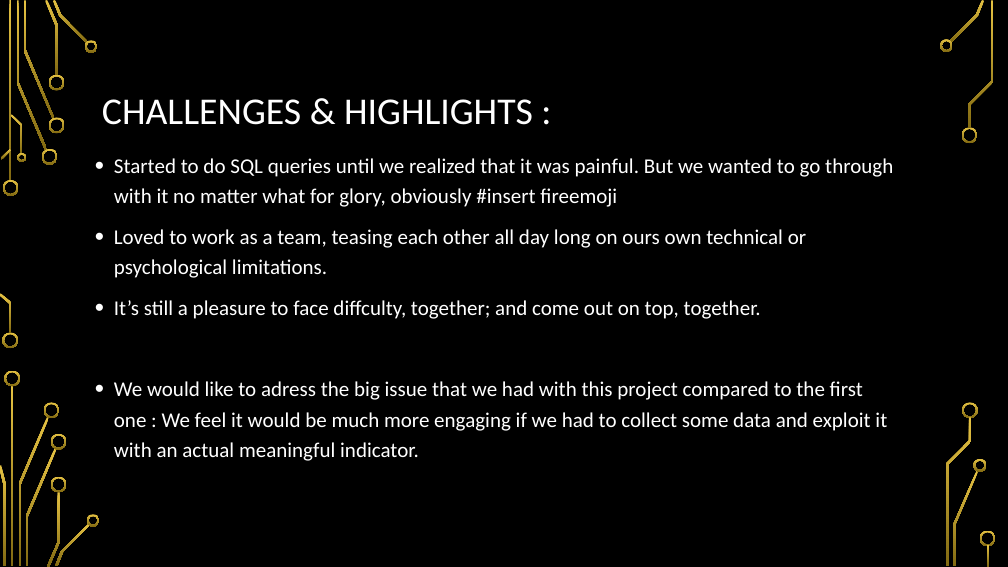
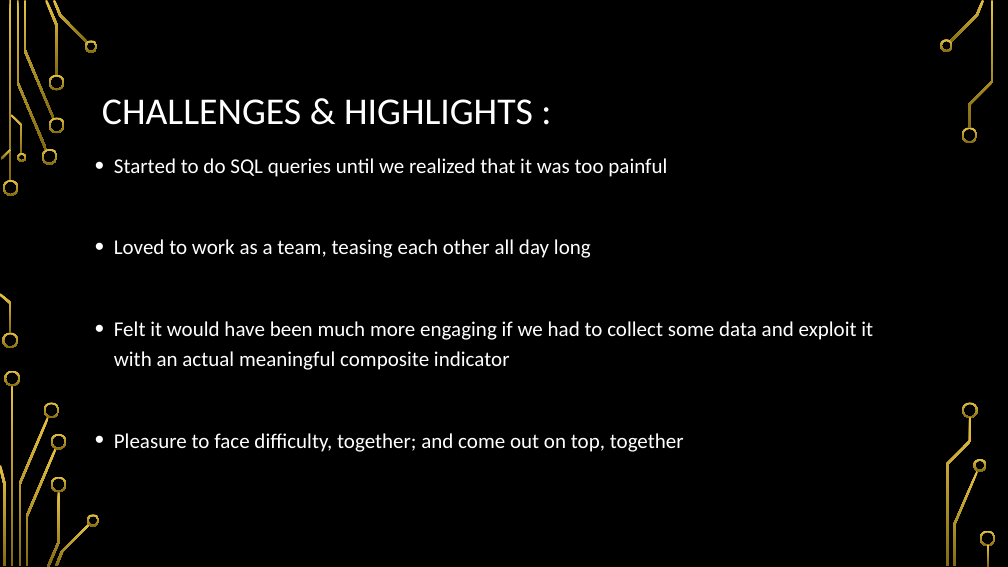
Before and after one commit to louis-md/Composite_indicator, a slide deck: slide 6 of ICHCCI.pptx. Drawn at 1008x567 pixels with LibreOffice and Linux fonts; fonts in the diff are those of the drawing; background and template pictures are left out. Boxes give left, top, right and bottom in pixels: in the first picture for what was removed or moved away, otherwise in the second. Text is boxed around its words. In the diff, an @@ line names an element or a change of style, - is before the commit and + after.

```diff
--- a/ICHCCI.pptx
+++ b/ICHCCI.pptx
@@ text at (x1=114, y1=158, x2=873, y2=448): text changed @@
-• Started to do SQL queries until we realized that it was painful. But we wanted to go through with it no matter what for glory, obviously #insert fireemoji
-• Loved to work as a team, teasing each other all day long on ours own technical or psychological limitations.
-• It’s still a pleasure to face diffculty, together; and come out on top, together.
-• We would like to adress the big issue that we had with this project compared to the first one : We feel it would be much more engaging if we had to collect some data and exploit it with an actual meaningful indicator.
+• Started to do SQL queries until we realized that it was too painful
+• Loved to work as a team, teasing each other all day long
+• Felt it would have been much more engaging if we had to collect some data and exploit it with an actual meaningful composite indicator
+• Pleasure to face difficulty, together; and come out on top, together
```
Also in this commit, not shown: 1 other slide changed.
